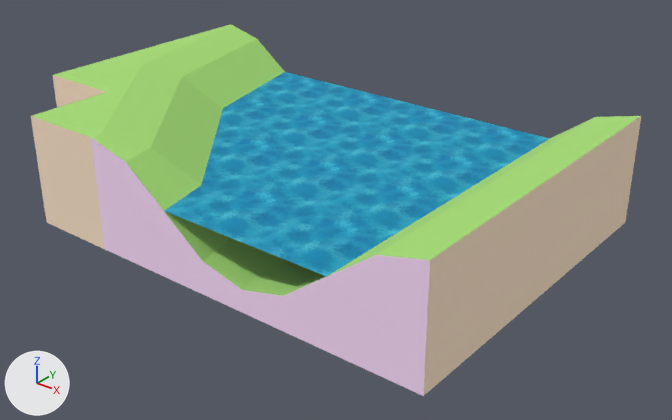
What one commit did to the glTF model assemblies/River_Transition_Exit_Left.glb.
Camera for both pictures: a 50 mm camera at (777.0, -771.0, 463.0) aimed at (196.0, -45.0, 12.0). Every picture has the same lights, and +X, +Y and +Z are marked at lower left. The first picture is the older version. Where no turn or scale is listed for an object, it has been applied to the vertices. Vertices at exactly the same position are counted once.

Objects in the first picture: 'Grass_Flat_1x1.001', 'Grass_Hill_Sharp_Esse_4x4.001', 'Grass_Hill_Sharp_Straight_1x2.001', 'Terrain_Water_River_Flat_1x1.001', 'Terrain_Water_River_Flat_1x1.003', 'Terrain_Water_River_Flat_1x1.015', 'Terrain_Water_River_Flat_1x1.017', 'Terrain_Water_River_Flat_1x1.019', 'Terrain_Water_River_Flat_1x1.021', 'Terrain_Water_River_Flat_1x1.023', 'Terrain_Water_River_Flat_1x1.025', 'Terrain_Water_River_Flat_1x1.027', 'Terrain_Water_River_Flat_1x1.029' and 5 more.
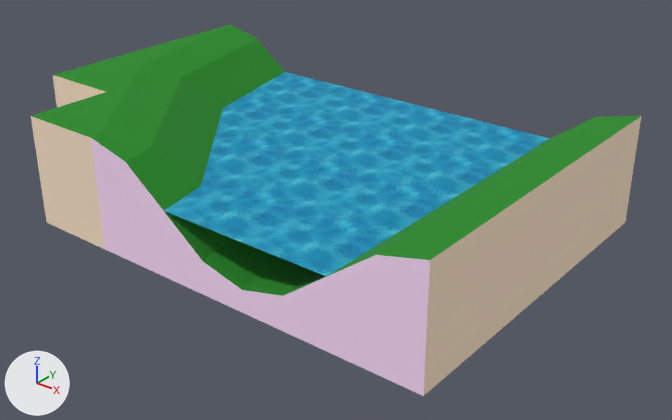
What differs and where, as boxes (x1, y1, x2, y2) in the pictures (672 x 420 px):
'Grass_Hill_Sharp_Straight_1x2.001', surface changed (darker): (242, 116, 641, 299) in both
'Grass_Hill_Sharp_Esse_4x4.001', surface changed (darker): (31, 24, 285, 293) in both
'Grass_Flat_1x1.001', surface changed: (166, 214, 290, 289) in both
part 1 of me_object460, surface changed (darker): (32, 24, 285, 290) in both
part 2 of me_object453, surface changed: (243, 116, 641, 296) in both

What the commit changed:
Picture 'colormap' (img_colormap) is new.
In material 'Grass' (mat_grass), base_color is no longer (0.388, 0.729, 0.18), green #a7de76.
In material 'Grass' (mat_grass), texture is now set to img_colormap.
me_object460 has 33 vertices, 51 faces and spans x -150.0..250.0, y -250.0..150.0, z 0.0..125.0.
me_object460 is used by ob_grass_hill_sharp_esse_4x4_001; location (0.0, 0.0, 0.0).
me_object460 part 1: texture (UV) coordinates of 23 of 51 faces, centred in x -133.0..217.0, y -245.0..113.0, z 29.0..125.0, changed; they spanned u 0.0..1.0, v 0.0..1.0 and now span u 0.28..0.28, v 0.75..0.75.
me_object453 has 12 vertices, 20 faces and spans x -50.0..150.0, y -200.0..200.0, z 0.0..125.0.
me_object453 is used by ob_grass_hill_sharp_straight_1x2_001; location (300.0, -50.0, 0.0).
me_object453 part 2: texture (UV) coordinates of 6 of 20 faces, centred in x -33.0..133.0, y -67.0..67.0, z 29.0..121.0, changed; they spanned u 0.0..1.0, v 0.0..1.0 and now span u 0.28..0.28, v 0.75..0.75.
